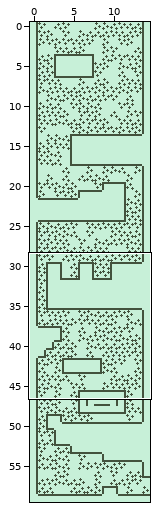
Tiled map -- maps_tmx/map_one.tmx. The first picture is a wide view before the edit; the outline marks the close-up.
Close-up. Before the commit:
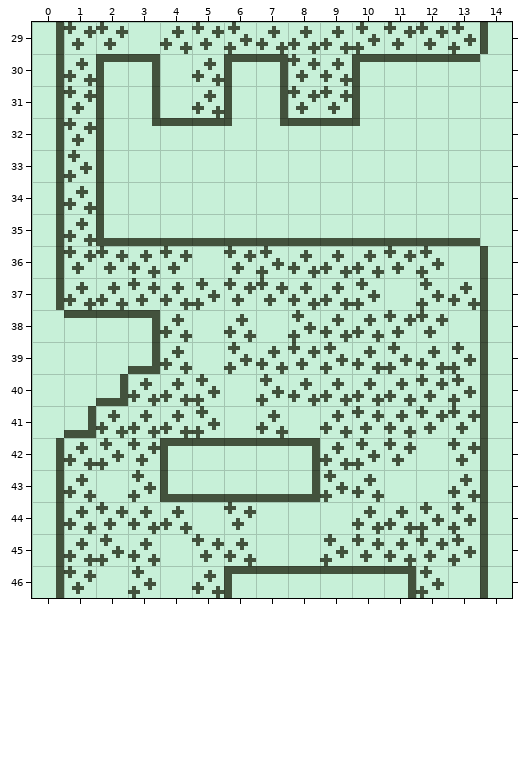
Cells are 8x8 px. Shown: x 0..14, y 29..46. The commit also changed other parts of the map, which this record leaves out.
The result:
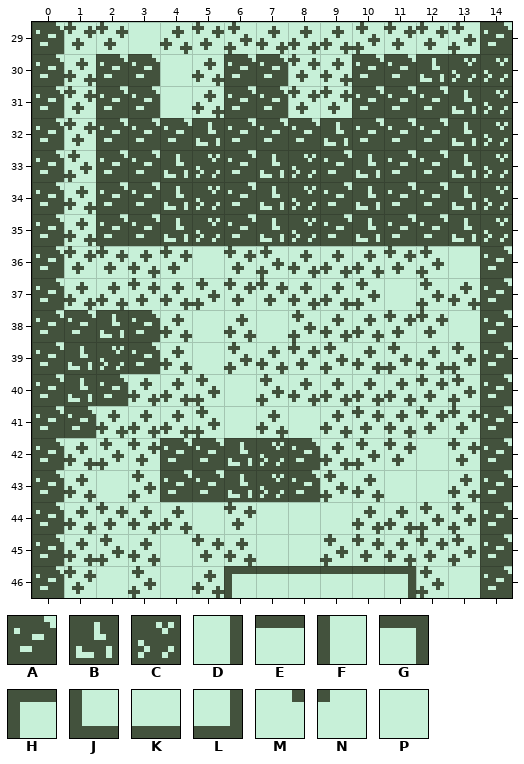
Key: from "sprite_sheet": A 24, B 25, C 26, D 30, E 31, F 31 turned 270, G 32, H 32 turned 270, J 33 flipped on the diagonal, K 40 turned 90, L 43, M 50, N 50 turned 270, P 51.
_ is an empty cell.
The edit:
{"where": "layer \"Layer 1\""}
{"y":29,"x":0,"old":"D","new":"A"}
{"y":29,"x":14,"old":"F","new":"A"}
{"y":30,"x":0,"old":"D","new":"A"}
{"y":30,"x":2,"old":"HG","new":"AA"}
{"y":30,"x":6,"old":"HG","new":"AA"}
{"y":30,"x":10,"old":"HEEEP","new":"AABCC"}
{"y":31,"x":0,"old":"D","new":"A"}
{"y":31,"x":2,"old":"FD","new":"AA"}
{"y":31,"x":6,"old":"FD","new":"AA"}
{"y":31,"x":10,"old":"FPPPP","new":"AAABC"}
{"y":32,"x":0,"old":"D","new":"A"}
{"y":32,"x":2,"old":"FMEENMEENPPPP","new":"AAABAAABAAABC"}
{"y":33,"x":0,"old":"D","new":"A"}
{"y":33,"x":2,"old":"FPPPPPPPPPPPP","new":"AABCABCABAABC"}
{"y":34,"x":0,"old":"D","new":"A"}
{"y":34,"x":2,"old":"FPPPPPPPPPPPP","new":"AABCABCABAABC"}
{"y":35,"x":0,"old":"D","new":"A"}
{"y":35,"x":2,"old":"JKKKKKKKKKKKP","new":"AABCABCABAABC"}
{"y":36,"x":0,"old":"D","new":"A"}
{"y":36,"x":14,"old":"F","new":"A"}
{"y":37,"x":0,"old":"D","new":"A"}
{"y":37,"x":14,"old":"F","new":"A"}
{"y":38,"x":0,"old":"PEEG","new":"AABA"}
{"y":38,"x":14,"old":"F","new":"A"}
{"y":39,"x":0,"old":"PPPL","new":"ABCA"}
{"y":39,"x":14,"old":"F","new":"A"}
{"y":40,"x":0,"old":"PPL","new":"ABA"}
{"y":40,"x":14,"old":"F","new":"A"}
{"y":41,"x":0,"old":"PL","new":"AA"}
{"y":41,"x":14,"old":"F","new":"A"}
{"y":42,"x":0,"old":"D","new":"A"}
{"y":42,"x":4,"old":"HEEEG","new":"AABCA"}
{"y":42,"x":14,"old":"F","new":"A"}
{"y":43,"x":0,"old":"D","new":"A"}
{"y":43,"x":4,"old":"JKKKL","new":"AABCA"}
{"y":43,"x":14,"old":"F","new":"A"}
{"y":44,"x":0,"old":"D","new":"A"}
{"y":44,"x":14,"old":"F","new":"A"}
{"y":45,"x":0,"old":"D","new":"A"}
{"y":45,"x":14,"old":"F","new":"A"}
{"y":46,"x":0,"old":"D","new":"A"}
{"y":46,"x":14,"old":"F","new":"A"}
